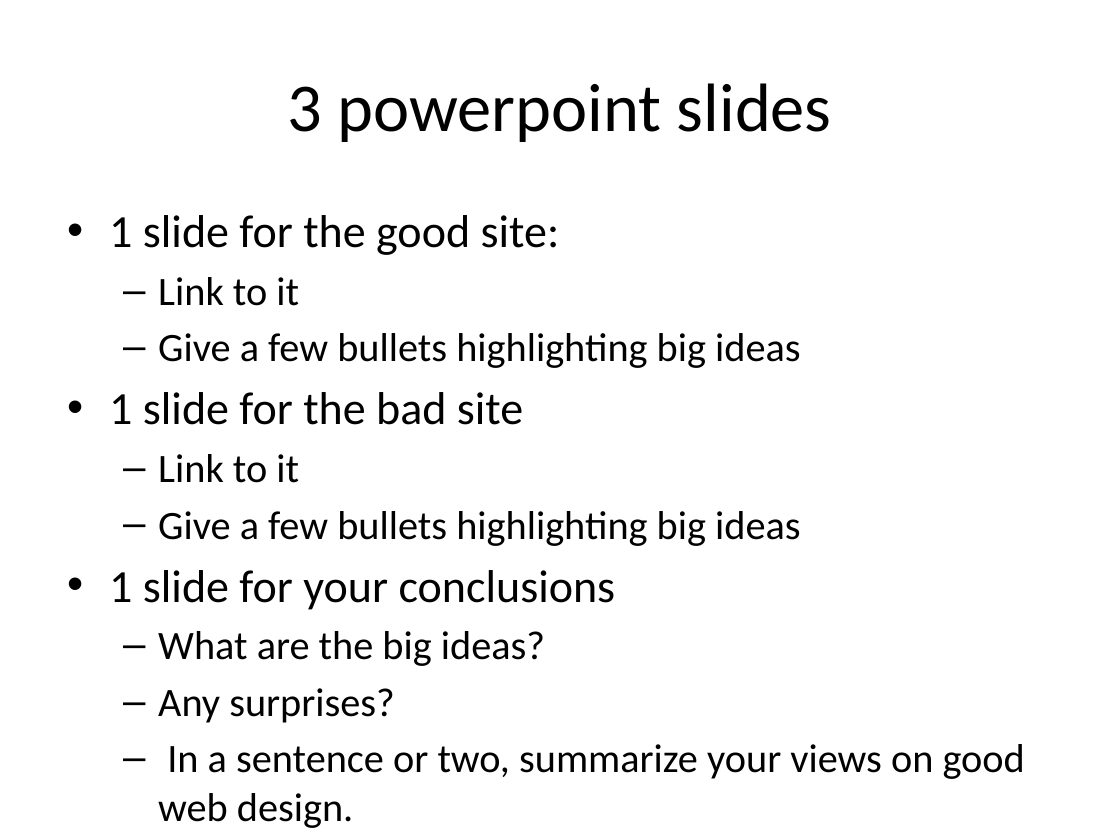
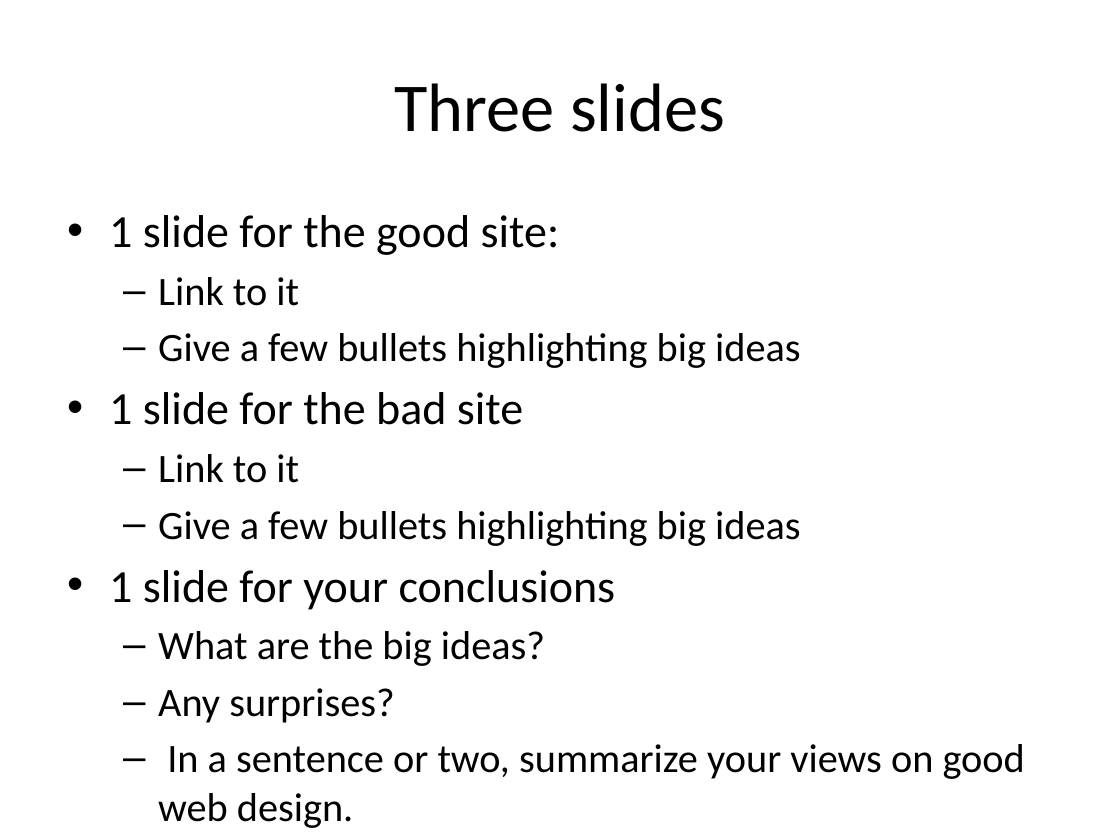
Before and after one commit to arhswebdesign/arhswebdesign.github.io, a slide deck: slide 4 of powerpoint/Web Site evaluation.pptx. Drawn at 1120x840 pixels with LibreOffice and Linux fonts; fonts in the diff are those of the drawing. Boxes give left, top, right and bottom in pixels: in the first picture for what was removed or moved away, otherwise in the second. Text is boxed around its words. In the diff, an @@ line names an element or a change of style, - is before the commit and + after.

```diff
--- a/powerpoint/Web Site evaluation.pptx
+++ b/powerpoint/Web Site evaluation.pptx
@@ title at bbox=[394, 83, 725, 132]: text changed @@
-3 powerpoint slides
+Three slides
```
Also in this commit, not shown: 5 other slides changed.
